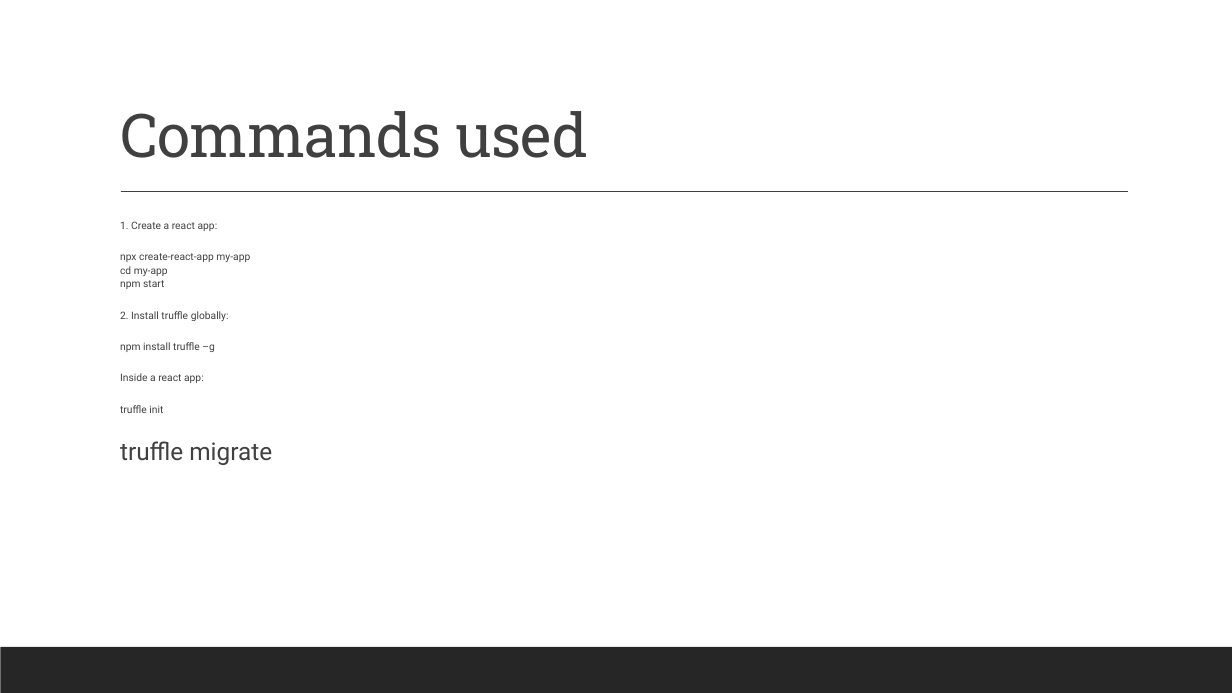
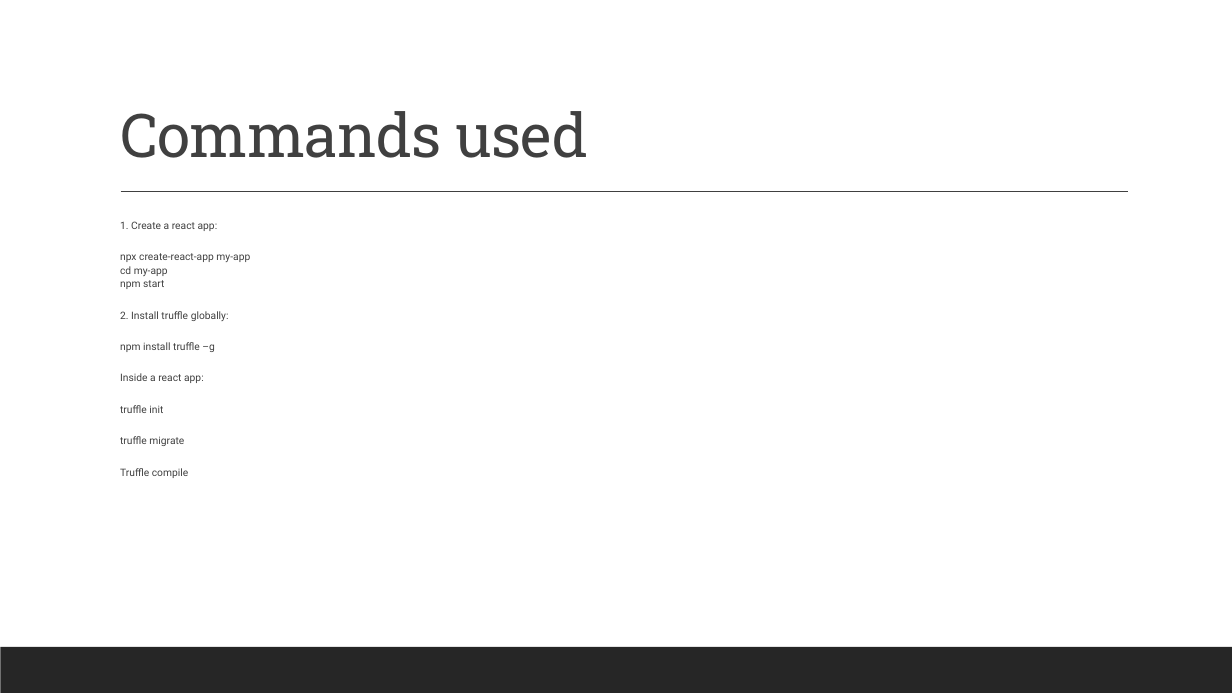
Before and after one commit to PratibhaRepos1/Blockchain, a slide deck: slide 4 of Blockchain-notes.pptx. Drawn at 1232x693 pixels with LibreOffice and Linux fonts; fonts in the diff are those of the drawing. Boxes give left, top, right and bottom in pixels: in the first picture for what was removed or moved away, otherwise in the second. Text is boxed around its words. In the diff, an @@ line names an element or a change of style, - is before the commit and + after.

```diff
--- a/Blockchain-notes.pptx
+++ b/Blockchain-notes.pptx
@@ text at bbox=[120, 436, 184, 446]: size 19 to 8 pt in "truffle migrate" @@
@@ text at bbox=[120, 468, 188, 478]: paragraph added @@
+  Truffle compile
```
Also in this commit, not shown: 2 slides added, 2 other files.
